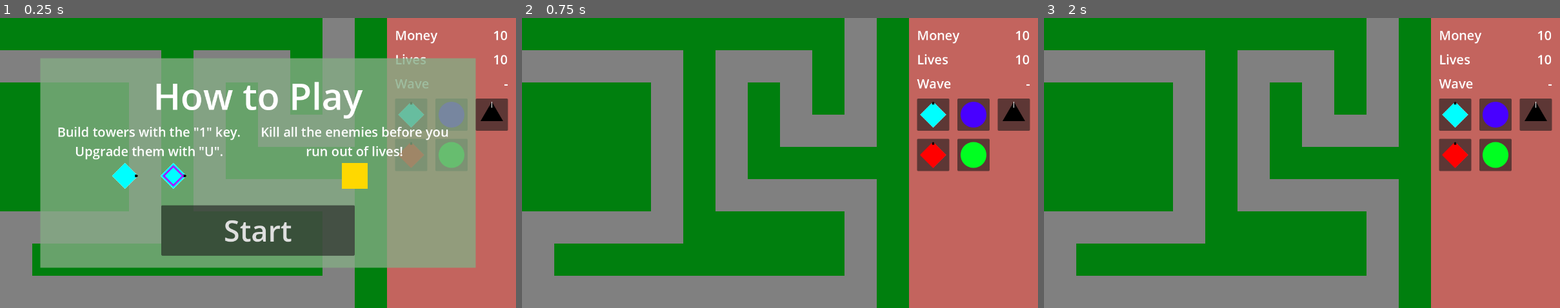
Above: before the commit, frames 1-3 (left to right).
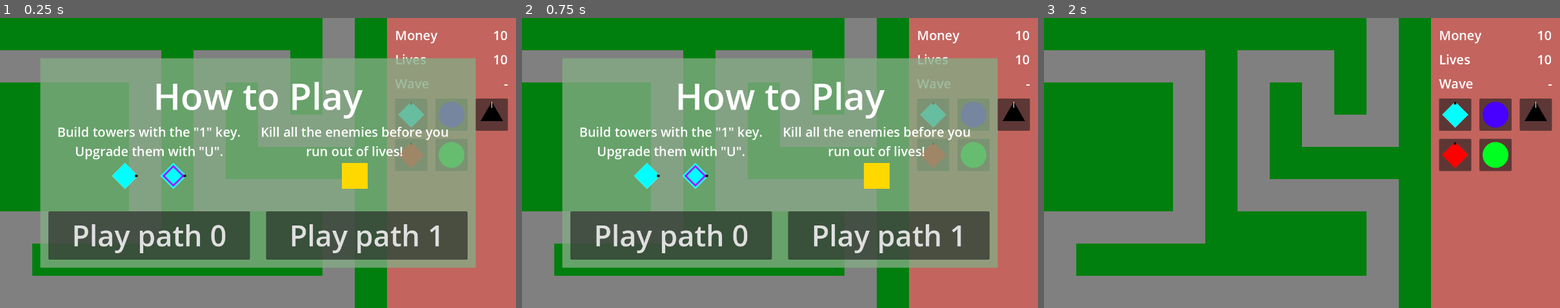
Above: after the commit, the same moments.

Repository: phrasmotica/godot-tower-defence
Game: Godot game, scene res://scenes/game.tscn
The game is run twice, just before and just after one commit, with the same random seed, the same clock (stepped at 60 frames per second) and the same inputs.
Inputs (mouse positions are in pixels of both pictures, inside the frame that each line leads up to):
- Up to frame 1 (0.25 s): no input
- Up to frame 2 (0.75 s): click (780, 229) at 0.5 s, where only the run before the commit has a clickable "Start"
- Up to frame 3 (2 s): click (1193, 235) at 1.25 s, where only the run after the commit has a clickable "Play path 0"

The runs differ from the first frame. In frame 1, 10% of the frame differs, in the area x 9-91%, y 64-84%; in frame 2, 61%, in the area x 7-93%, y 13-87%; in frame 3, nothing differs.

Commit message:
Create UI button for starting the game with path 1 instead of path 0

Diff:
--- a/scenes/game.tscn
+++ b/scenes/game.tscn
@@ -104,5 +104,7 @@
 [connection signal="tower_selected" from="GameUI" to="Towers" method="_on_game_ui_tower_selected"]
 [connection signal="tower_upgrade_finish" from="GameUI" to="Managers/BankManager" method="_on_game_ui_tower_upgrade_finish"]
 [connection signal="upgrade_tower" from="GameUI" to="Towers" method="_on_game_ui_upgrade_tower"]
+[connection signal="preview" from="OverlayCanvas/StartGame" to="PathManager" method="_on_start_game_preview"]
 [connection signal="start" from="OverlayCanvas/StartGame" to="Managers/WavesManager" method="_on_start_game_start"]
+[connection signal="start" from="OverlayCanvas/StartGame" to="PathManager" method="_on_start_game_start"]
 [connection signal="start" from="OverlayCanvas/StartGame" to="GameUI" method="_on_start_game_start"]
--- a/scenes/start_game.tscn
+++ b/scenes/start_game.tscn
@@ -108,14 +108,29 @@
 offset_bottom = 164.0
 texture = ExtResource("3_it5qd")
 
-[node name="StartButton" type="Button" parent="Background"]
+[node name="PlayButton0" type="Button" parent="Background"]
 layout_mode = 0
-offset_left = 300.0
-offset_top = 365.0
-offset_right = 780.0
-offset_bottom = 490.0
+offset_left = 20.0
+offset_top = 380.0
+offset_right = 520.0
+offset_bottom = 500.0
 mouse_default_cursor_shape = 2
 theme_override_font_sizes/font_size = 72
-text = "Start"
+text = "Play path 0"
 
-[connection signal="pressed" from="Background/StartButton" to="." method="_on_start_button_pressed"]
+[node name="PlayButton1" type="Button" parent="Background"]
+layout_mode = 0
+offset_left = 560.0
+offset_top = 380.0
+offset_right = 1060.0
+offset_bottom = 500.0
+mouse_default_cursor_shape = 2
+theme_override_font_sizes/font_size = 72
+text = "Play path 1"
+
+[connection signal="focus_entered" from="Background/PlayButton0" to="." method="_on_play_button_0_focus_entered"]
+[connection signal="mouse_entered" from="Background/PlayButton0" to="." method="_on_play_button_0_mouse_entered"]
+[connection signal="pressed" from="Background/PlayButton0" to="." method="_on_play_button_0_pressed"]
+[connection signal="focus_entered" from="Background/PlayButton1" to="." method="_on_play_button_1_focus_entered"]
+[connection signal="mouse_entered" from="Background/PlayButton1" to="." method="_on_play_button_1_mouse_entered"]
+[connection signal="pressed" from="Background/PlayButton1" to="." method="_on_play_button_1_pressed"]
--- a/scripts/game_ui.gd
+++ b/scripts/game_ui.gd
@@ -119,7 +119,7 @@
 
 	tower_placing_cancelled.emit()
 
-func _on_start_game_start():
+func _on_start_game_start(_path_index: int):
 	print("Enabling game UI process")
 	set_process(true)
 
--- a/scripts/path_manager.gd
+++ b/scripts/path_manager.gd
@@ -28,8 +28,11 @@
 			paths[i].enable_path()
 
 			if not Engine.is_editor_hint():
-				paths[i].enemy_died.connect(_on_path_enemy_died)
-				paths[i].enemy_reached_end.connect(_on_path_enemy_reached_end)
+				if not paths[i].enemy_died.is_connected(_on_path_enemy_died):
+					paths[i].enemy_died.connect(_on_path_enemy_died)
+
+				if not paths[i].enemy_reached_end.is_connected(_on_path_enemy_reached_end):
+					paths[i].enemy_reached_end.connect(_on_path_enemy_reached_end)
 		else:
 			paths[i].disable_path()
 
@@ -45,3 +48,9 @@
 
 func _on_path_enemy_reached_end(enemy: Enemy):
 	enemy_reached_end.emit(enemy)
+
+func _on_start_game_preview(path_index:int):
+	active_path_index = path_index
+
+func _on_start_game_start(path_index: int):
+	active_path_index = path_index
--- a/scripts/start_game.gd
+++ b/scripts/start_game.gd
@@ -1,11 +1,29 @@
 class_name StartGame extends Control
 
-signal start
+signal preview(path_index: int)
+signal start(path_index: int)
 
 func _ready():
 	show()
 
-func _on_start_button_pressed():
-	print("Starting game")
+func _on_play_button_0_pressed():
+	print("Playing path 0")
 	hide()
-	start.emit()
+	start.emit(0)
+
+func _on_play_button_1_pressed():
+	print("Playing path 1")
+	hide()
+	start.emit(1)
+
+func _on_play_button_0_mouse_entered():
+	preview.emit(0)
+
+func _on_play_button_1_mouse_entered():
+	preview.emit(1)
+
+func _on_play_button_0_focus_entered():
+	preview.emit(0)
+
+func _on_play_button_1_focus_entered():
+	preview.emit(1)
--- a/scripts/waves_manager.gd
+++ b/scripts/waves_manager.gd
@@ -61,6 +61,6 @@
 
 		await get_tree().create_timer(1.0 / wave.spawn_frequency).timeout
 
-func _on_start_game_start():
+func _on_start_game_start(_path_index: int):
 	print("Enabling waves manager")
 	set_process(true)
